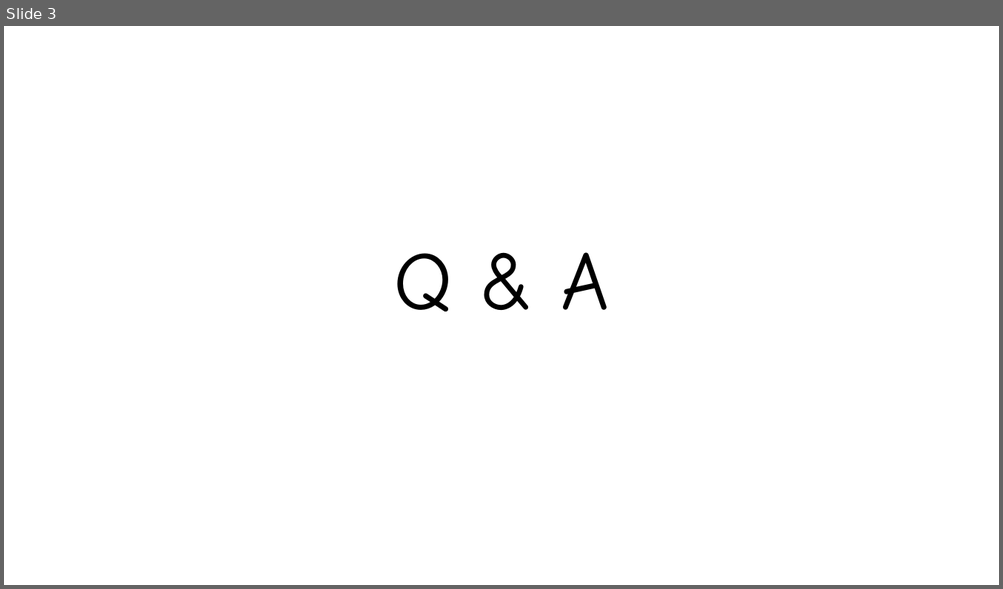
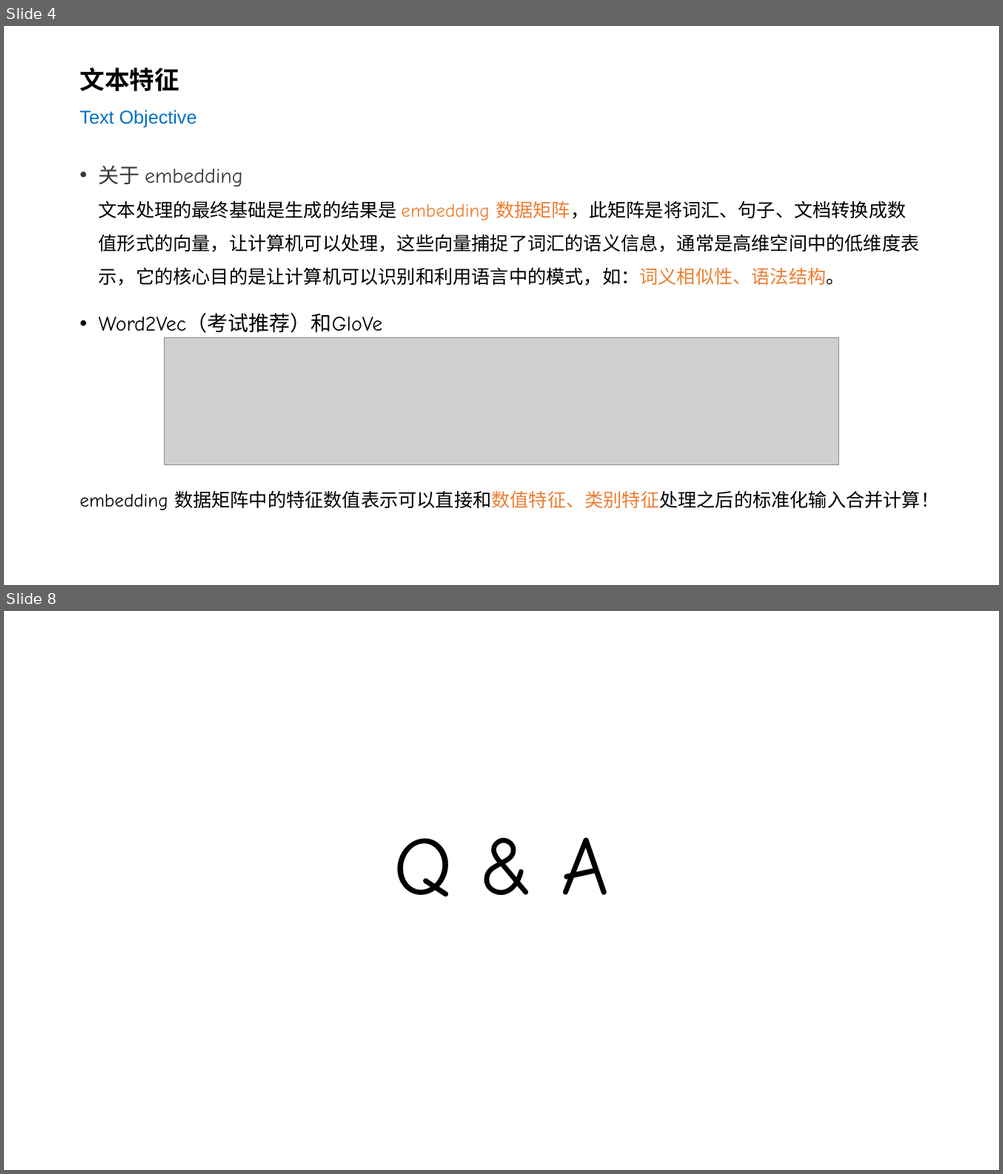
Before and after one commit to silentbalanceyh/cda-exam, a slide deck: ppt/04.二分类-文本输入.pptx. Shown one above the other, each under a label of ours: slide 3 before the commit, slides 4 and 8 after it; the slides between them are not shown. The pictures are 1003x589 and 1003x1174 pixels, drawn with LibreOffice and Linux fonts; fonts in the diff are those of the drawing; grey boxes stand for pictures; background and template pictures are left out. Boxes give left, top, right and bottom in pixels: in the first picture for what was removed or moved away, otherwise in the second. Text is boxed around its words. In the diff, an @@ line names an element or a change of style, - is before the commit and + after.

Commit message:
文本输入

```diff
--- a/ppt/04.二分类-文本输入.pptx
+++ b/ppt/04.二分类-文本输入.pptx
@@ slide 4 added at (4,26,999,585), background #FFFFFF @@
@@ title added at (79,67,197,128), 18 pt, text #0070C0 @@
+文本特征
+Text Objective
@@ text added at (79,165,939,511), 18 pt, text #000000 @@
+• 关于 embedding
+  文本处理的最终基础是生成的结果是 embedding 数据矩阵，此矩阵是将词汇、句子、文档转换成数值形式的向量，让计算机可以处理，这些向量捕捉了词汇的语义信息，通常是高维空间中的低维度表示，它的核心目的是让计算机可以识别和利用语言中的模式，如：词义相似性、语法结构。
+• Word2Vec（考试推荐）和GloVe
+embedding 数据矩阵中的特征数值表示可以直接和数值特征、类别特征处理之后的标准化输入合并计算！
@@ picture added at (165,338,838,466) @@
@@ what was slide 3 is now slide 8 @@
```
Also in this commit, not shown: 2 slides changed, 4 other slides added, 5 other files.
